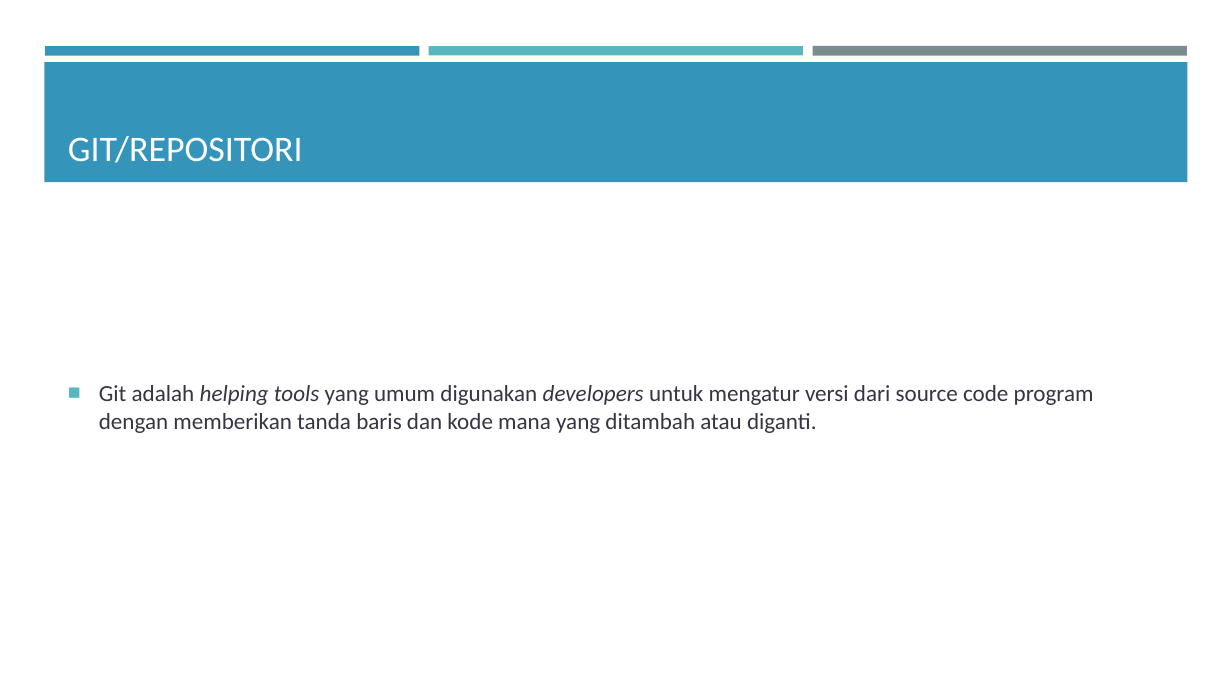
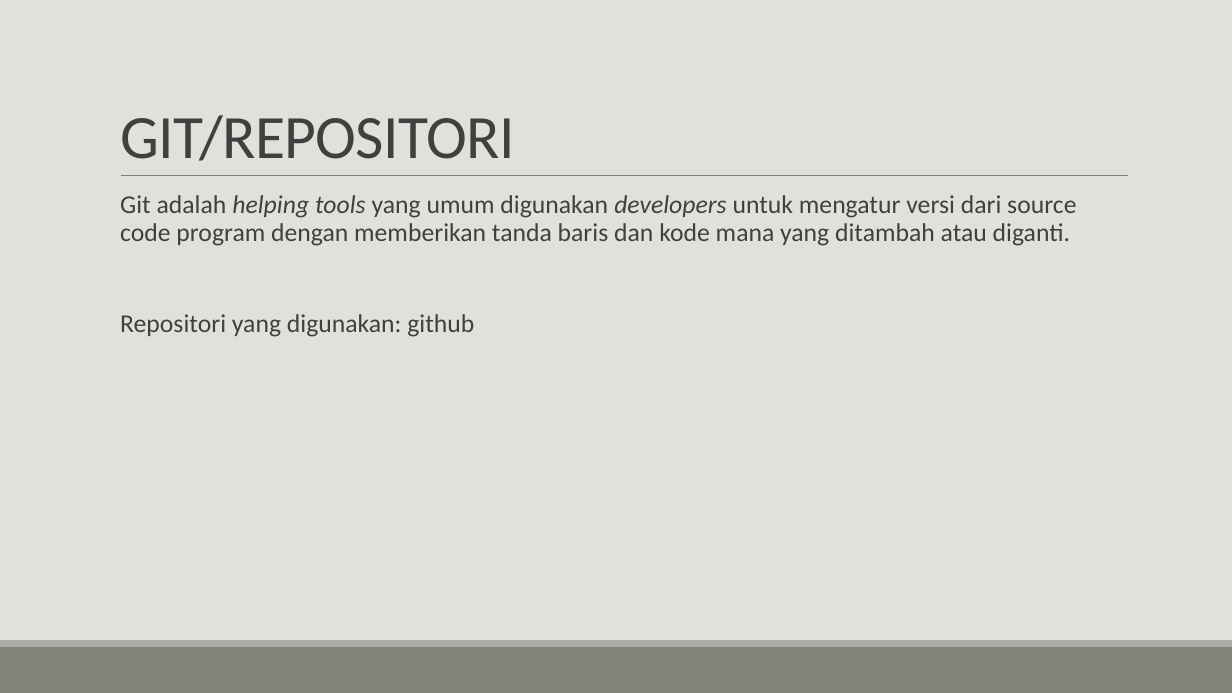
Before and after one commit to annisaaadindra/quotes-web-app, a slide deck: slide 6 of Annisaa Adindra Daulay.pptx. Drawn at 1232x693 pixels with LibreOffice and Linux fonts; fonts in the diff are those of the drawing. Boxes give left, top, right and bottom in pixels: in the first picture for what was removed or moved away, otherwise in the second. Text is boxed around its words. In the diff, an @@ line names an element or a change of style, - is before the commit and + after.

```diff
--- a/Annisaa Adindra Daulay.pptx
+++ b/Annisaa Adindra Daulay.pptx
@@ background #FFFFFF to #E1E1DB @@
@@ title "GIT/REPOSITORI": place and size @@
-title "GIT/REPOSITORI" at (68, 136, 303, 163)
+title "GIT/REPOSITORI" at (120, 115, 514, 161)
@@ title "GIT/REPOSITORI" at (120, 115, 514, 161): size 28 to 48 pt, text colour #FFFFFF to #404040, letter spacing 0 to -0.5 pt; line spacing 1 to 0.85 @@
@@ rectangle removed at (45, 46, 420, 55) @@
@@ rectangle removed at (429, 46, 803, 55) @@
@@ rectangle removed at (812, 46, 1187, 56) @@
@@ rectangle removed at (44, 62, 1188, 182) @@
@@ line added from (121, 176) to (1128, 176), #808080 0.5 pt @@
@@ text "Git adalah helping tools yang ...": place and size @@
-text "Git adalah helping tools yang ..." at (99, 385, 1094, 433)
+text "Git adalah helping tools yang ..." at (120, 195, 1076, 337)
@@ text "Git adalah helping tools yang ..." at (120, 195, 1076, 337): vertical alignment middle to top @@
@@ text at (120, 195, 1076, 246): size 18 to 20 pt, text colour #373545 to #404040 in "Git adalah helping tools yang umum digunakan ..."; bullet ■ to  ; line spacing 1 to 0.9; more space between paragraphs; bullet colour #58B6C0 to #9DBFBE @@
@@ text at (120, 314, 474, 337): paragraph added @@
+  Repositori yang digunakan: github
@@ rectangle added at (0, 647, 1232, 693), fill #82847C @@
@@ rectangle added at (0, 640, 1232, 647), fill #ACADA8 @@
```
Also in this commit, not shown: 6 other slides changed, 1 slide added, 1 other file.
